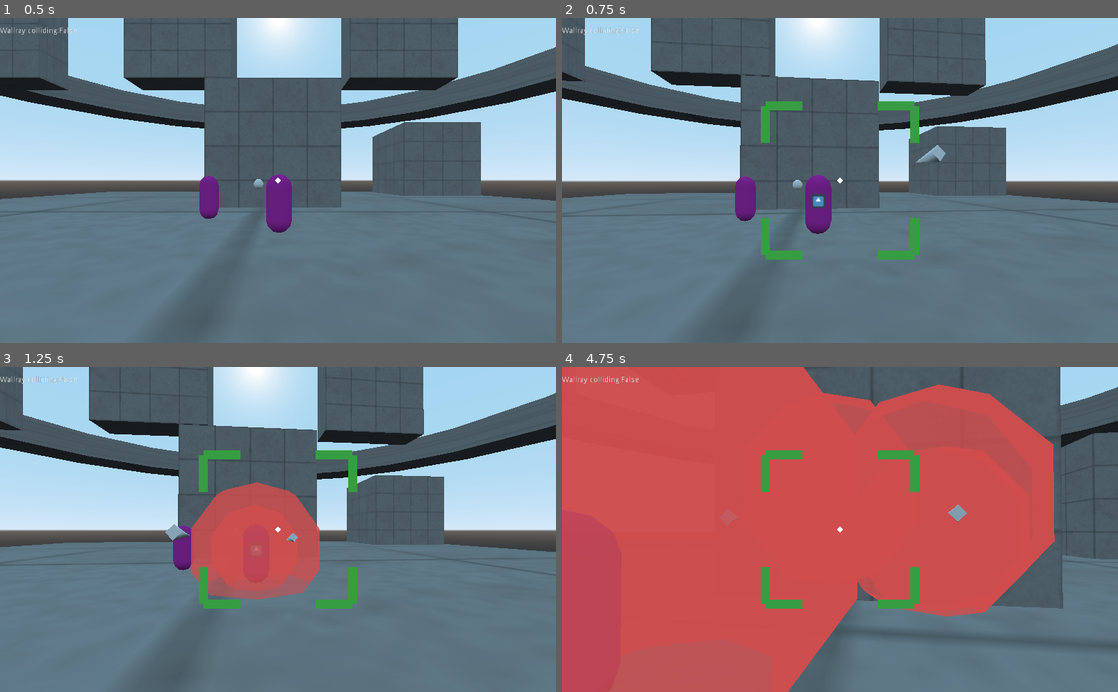
Above: before the commit, frames 1-4 (two rows, left to right).
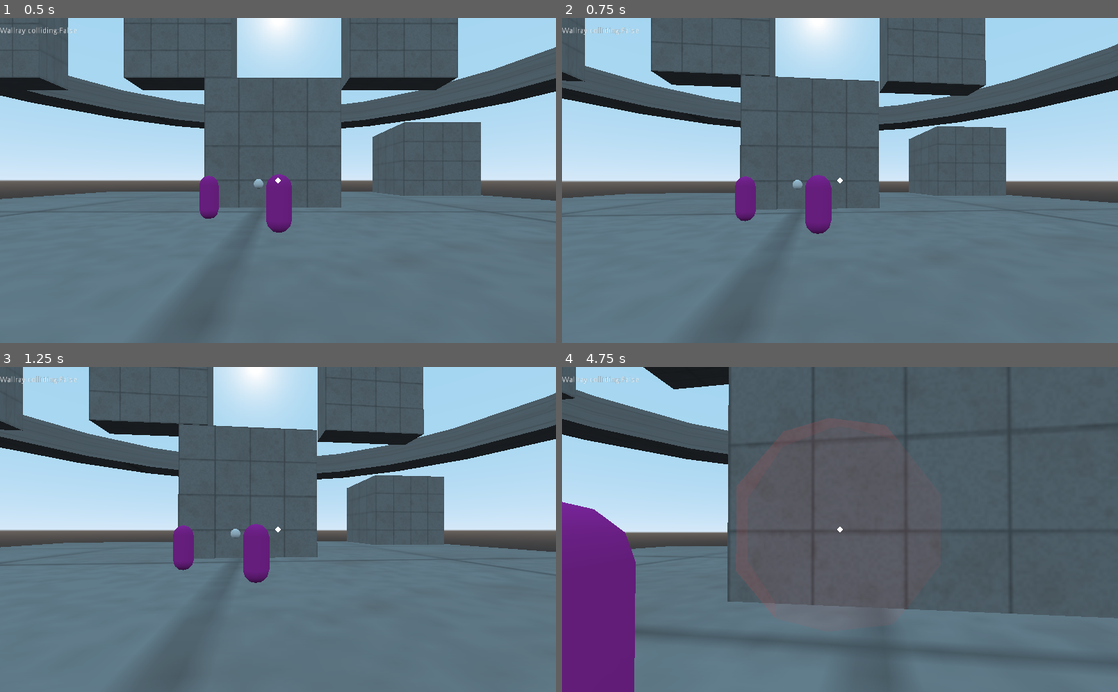
Above: after the commit, the same moments.

Repository: Game-Developers-Kerala/clichemovementshooter
Game: Godot game, scene res://levels/TestArena.tscn
Same seed, same stepped clock (60 frames per second), same inputs: the game is played once before the commit and once after it. The engine's default icon, where the game draws it, is replaced by a stand-in: a white triangle on a blue panel in a dark square.
Inputs (mouse positions are in pixels of both pictures, inside the frame that each line leads up to):
- Up to frame 1 (0.5 s): no input
- Up to frame 2 (0.75 s): tap Enter at 0.5 s; move the mouse to (867, 180) at 0.52 s; hold W (forward) from 0.53 s (still down); hold Q (homingmissile) from 0.53 s (still down)
- Up to frame 3 (1.25 s): keep holding W (forward); keep holding Q (homingmissile); tap Space (jump) at 0.77 s; click (305, 529) at 0.8 s
- Up to frame 4 (4.75 s): keep holding W (forward); move the mouse to (812, 529) at 1.27 s; release Q (homingmissile) at 1.28 s; click (812, 529) at 1.35 s; tap Space (jump) at 1.52, 3.02, 3.77, 4.52 s; tap E (use) at 1.55, 3.8 s; move the mouse to (851, 523) at 2.02 s; hold E (use) 2.03-2.78 s; tap Q (homingmissile) at 2.3, 4.55 s; move the mouse to (834, 536) at 2.77 s; right-click (834, 536) at 2.85 s; click (834, 536) at 3.05 s; move the mouse to (878, 532) at 3.52 s; hold Q (homingmissile) 3.53-4.28 s; move the mouse to (795, 526) at 4.27 s; click (795, 526) at 4.35 s

Frame 1 is identical in both runs. In frame 2, 1.7% of the frame differs, in the area x 35-69%, y 25-75%; in frame 3, 8.3%; in frame 4, 78%, in the area x 0-100%, y 0-100%.

Commit message:
added wallslide jump,item pickups,missilepack

Diff:
--- a/levels/TestArena.tscn
+++ b/levels/TestArena.tscn
@@ -111,7 +111,12 @@
 
 [node name="player_pickup" parent="." instance=ExtResource( 4 )]
 transform = Transform( 1, 0, 0, 0, 1, 0, 0, 0, 1, 0, 24.6313, 0 )
+type = 5
+respawning = true
+respawn_interval = 10.0
+
+[node name="player_pickup2" parent="." instance=ExtResource( 4 )]
+transform = Transform( 1.99805, 0, 0, 0, 1.99805, 0, 0, 0, 1.99805, -1.83557, 13.4928, -0.76955 )
 type = 6
 respawning = true
 respawn_interval = 10.0
-lifespan = 10
--- a/scenes/player.tscn
+++ b/scenes/player.tscn
@@ -1,7 +1,6 @@
-[gd_scene load_steps=12 format=2]
+[gd_scene load_steps=11 format=2]
 
 [ext_resource path="res://scripts/player.gd" type="Script" id=1]
-[ext_resource path="res://scenes/player_railshot.tscn" type="PackedScene" id=2]
 
 [sub_resource type="CapsuleShape" id=1]
 radius = 0.4
@@ -56,8 +55,6 @@
 transform = Transform( 0.707107, -0.707107, 0, 0.707107, 0.707107, 0, 0, 0, 1, 0, 0, -0.103075 )
 mesh = SubResource( 3 )
 material/0 = SubResource( 4 )
-
-[node name="RailShot" parent="Camera" instance=ExtResource( 2 )]
 
 [node name="GeneralArea" type="Area" parent="."]
 transform = Transform( 1, 0, 0, 0, 1, 0, 0, 0, 1, 0, 1.3, 0 )
--- a/scenes/player_pickup.tscn
+++ b/scenes/player_pickup.tscn
@@ -3,13 +3,14 @@
 [ext_resource path="res://scripts/player_pickup.gd" type="Script" id=1]
 
 [sub_resource type="SphereShape" id=1]
-radius = 0.75
 
 [node name="player_pickup" type="Area"]
 collision_layer = 4
 collision_mask = 0
 monitoring = false
 script = ExtResource( 1 )
+respawn_interval = 20
+lifespan = 10
 
 [node name="CollisionShape" type="CollisionShape" parent="."]
 shape = SubResource( 1 )
--- a/scripts/player.gd
+++ b/scripts/player.gd
@@ -40,7 +40,7 @@
 
 var stats = {
 	"health":100,
-	"weapon_rail":false,
+	"weapon_rail":null,
 	"weapon_missilepack":false,
 	"powerup_spikecage":false,
 	}
@@ -219,22 +219,44 @@
 	var camfront = -$Camera.global_transform.basis.z
 	rkt.look_at_from_position(campos+camfront*0.25,campos+camfront*2,Vector3.UP)
 
+func shoot_rail():
+	if !is_instance_valid(stats.weapon_rail):
+		return
+	if !$RocketCooldown.is_stopped():
+		return
+	print(OS.get_ticks_msec()," shot rail")
+	$RocketCooldown.start(ROCKET_COOLDOWN_DUR)
+	stats.weapon_rail.shoot()
+
 func shoot_missile_pack():
+	if !stats.weapon_missilepack:
+		return
 	if !$RocketCooldown.is_stopped():
 		return
 	$RocketCooldown.start(ROCKET_COOLDOWN_DUR)
 	var mispak = MISSILE_PACK.instance()
 	$Camera.add_child(mispak)
+	stats.weapon_missilepack = false
 
 func pick_up(item:pickup):
 	var dict :Dictionary= item.get_pickup_info()
 	for key in dict.keys():
-		if dict[key] is bool:
-			stats[key] = dict[key]
-		else:
-			stats[key]+=dict[key]
-			if STAT_RANGES.has(key):
-				stats[key] = clamp(stats[key],STAT_RANGES[key]["min"],STAT_RANGES[key]["max"])
+		match key:
+			"health":
+				if stats.health >= STAT_RANGES.health.max:
+					return
+				stats[key] = clamp(stats[key]+dict[key],STAT_RANGES[key]["min"],STAT_RANGES[key]["max"])
+			"weapon_rail":
+				if is_instance_valid(stats[key]):
+					return
+				stats[key] = RAILSHOT.instance()
+				$Camera.add_child(stats[key])
+			"weapon_missilepack":
+				if stats[key]:
+					return
+				stats[key] = dict[key]
+			"powerup_spikecage":
+				pass
 	item.on_pickup()
 
 func get_hit(arg):
@@ -284,12 +306,7 @@
 	var push_force = push_dict.force/(push_dir.length()+0.01)
 	velocity += push_dir.normalized()*push_force
 
-func shoot_rail():
-	if !$RocketCooldown.is_stopped():
-		return
-	print(OS.get_ticks_msec()," shot rail")
-	$RocketCooldown.start(ROCKET_COOLDOWN_DUR)
-	$Camera/RailShot.shoot()
+
 
 
 func _on_GeneralArea_body_entered(body):
--- a/scripts/player_railshot.gd
+++ b/scripts/player_railshot.gd
@@ -27,3 +27,4 @@
 	get_tree().current_scene.add_child(vfx)
 	var vfx_offset = global_transform.basis.x - global_transform.basis.y
 	vfx.init(from+vfx_offset*0.25,to)
+	queue_free()
